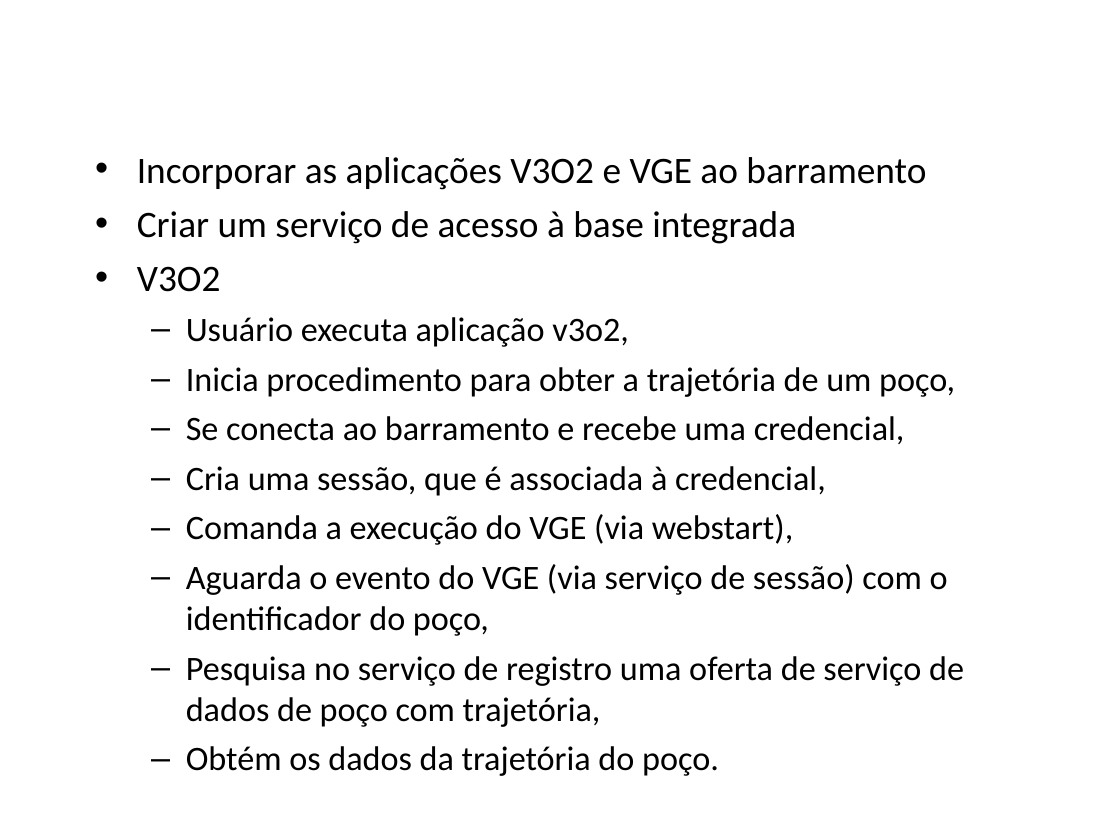
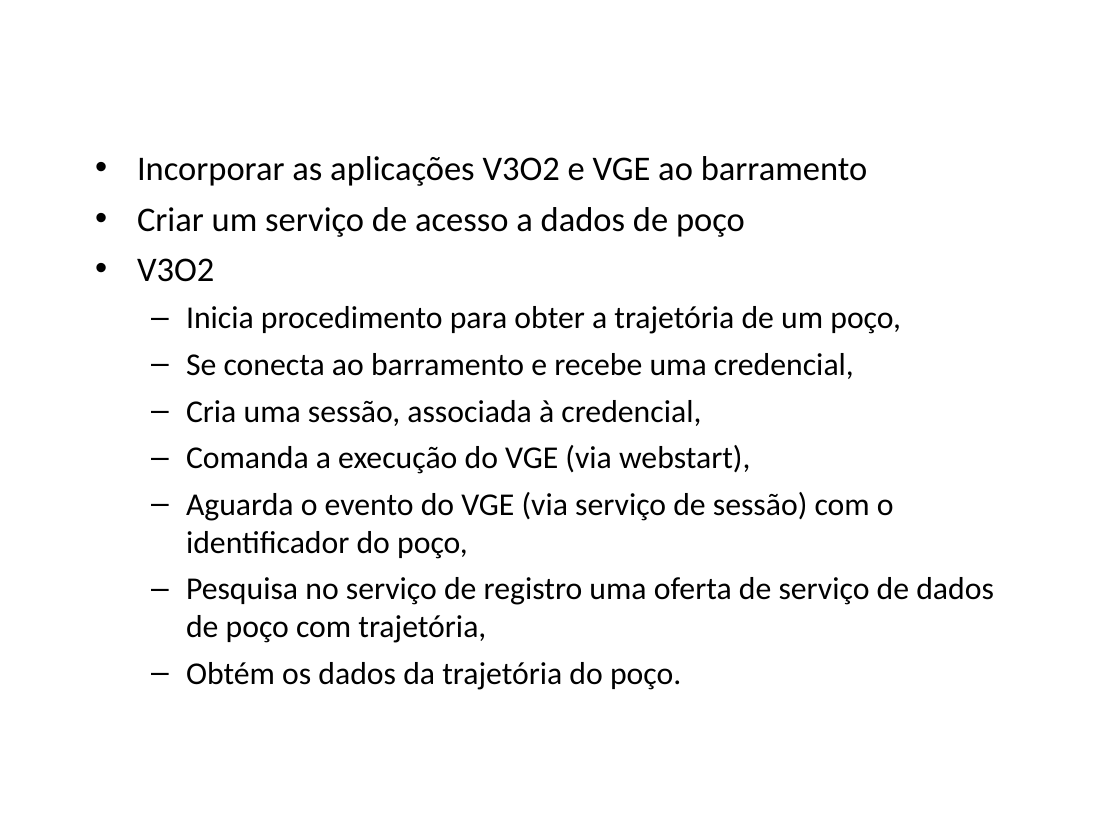
Before and after one commit to amadeubarbosa/openbus-core, a slide deck: slide 21 of docs/apresentacao/OpenBUS.ppt (slide 22 before the commit). Drawn at 1120x840 pixels with LibreOffice and Linux fonts; fonts in the diff are those of the drawing; background and template pictures are left out. Boxes give left, top, right and bottom in pixels: in the first picture for what was removed or moved away, otherwise in the second. Text is boxed around its words. In the diff, an @@ line names an element or a change of style, - is before the commit and + after.

Commit message:
# Arquivo corrigido com PowerPoint (OpenOffice gera problemas de fonts, figuras, etc no arquivo original gerado no MAC...)

```diff
--- a/docs/apresentacao/OpenBUS.ppt
+++ b/docs/apresentacao/OpenBUS.ppt
@@ text at bbox=[137, 156, 994, 690]: size 24 to 22.2 pt in "Incorporar as aplicações V3O2 e VGE ao ...", "V3O2"; size 22 to 20.4 pt in "Inicia procedimento para obter a trajetória de ...", "Se conecta ao barramento e recebe uma ...", "Comanda a execução do VGE (via webstart),", "Aguarda o evento do VGE (via serviço ..." and 2 more places; indent changed @@
@@ text at bbox=[137, 207, 745, 237]: text changed; size 24 to 22.2 pt @@
-• Criar um serviço de acesso à base integrada
+• Criar um serviço de acesso a dados de poço
@@ text at bbox=[186, 317, 629, 347]: paragraph removed @@
-  – Usuário executa aplicação v3o2,
@@ text at bbox=[186, 400, 701, 426]: text changed; size 22 to 20.4 pt @@
-  – Cria uma sessão, que é associada à credencial,
+  – Cria uma sessão, associada à credencial,
```
Also in this commit, not shown: 20 other slides changed, 1 slide added, 3 slides removed.
